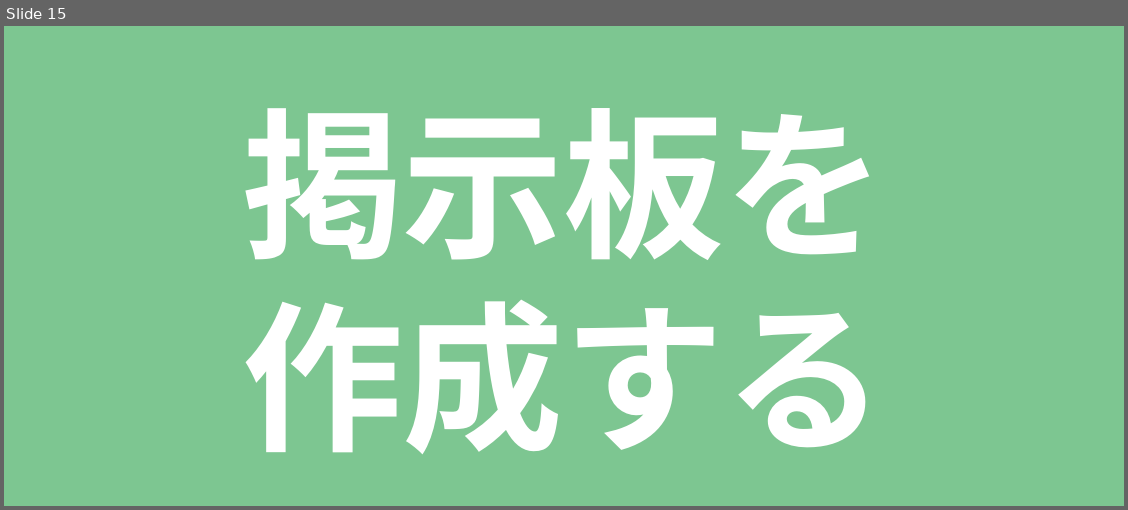
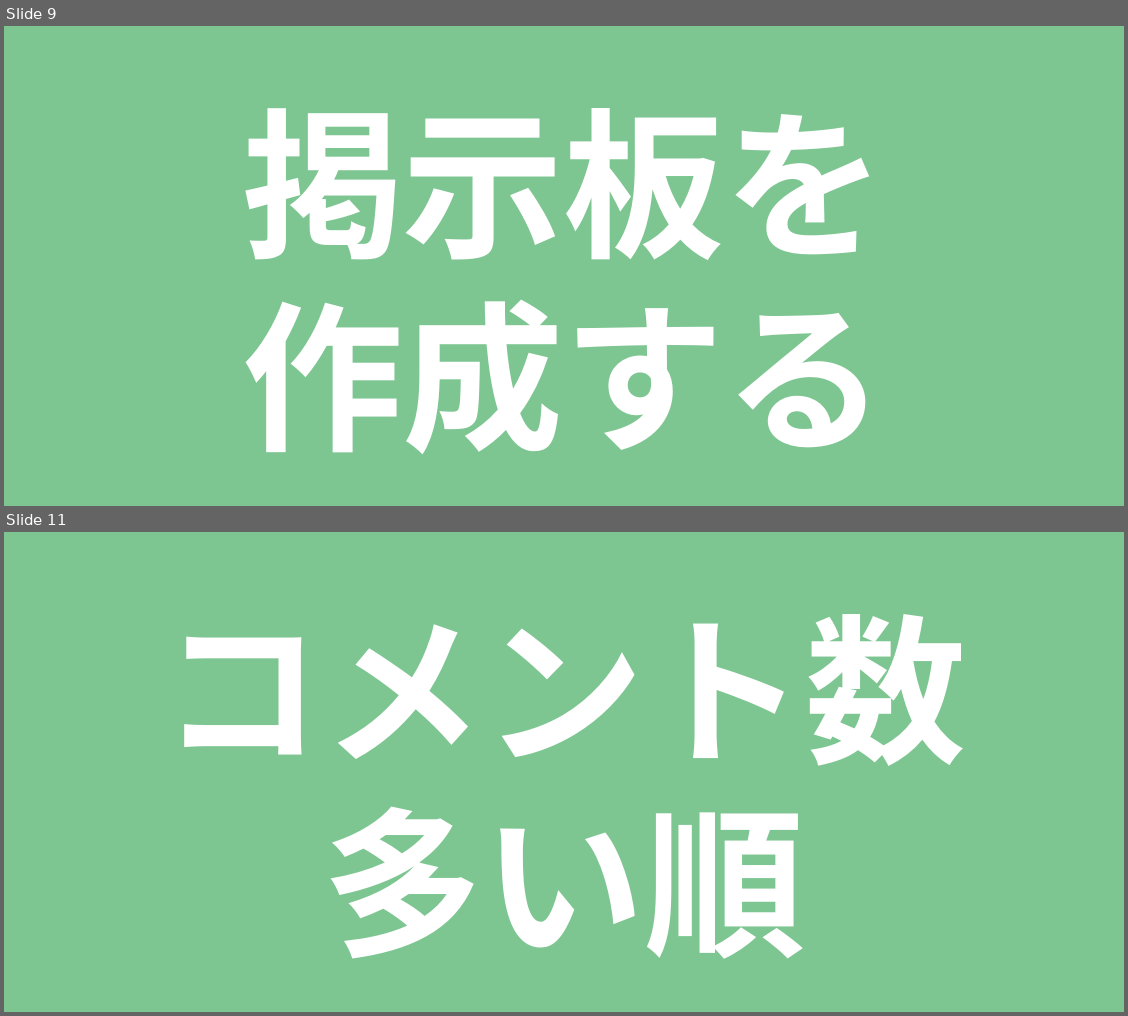
Before and after one commit to GreenBAKARI/kocote, a slide deck: img/コンテンツ.pptx. Shown one above the other, each under a label of ours: slide 15 before the commit, slides 9 and 11 after it; the slides between them are not shown. The pictures are 1128x510 and 1128x1016 pixels, drawn with LibreOffice and Linux fonts; fonts in the diff are those of the drawing. Boxes give left, top, right and bottom in pixels: in the first picture for what was removed or moved away, otherwise in the second. Text is boxed around its words. In the diff, an @@ line names an element or a change of style, - is before the commit and + after.

```diff
--- a/img/コンテンツ.pptx
+++ b/img/コンテンツ.pptx
@@ slide 11 added at (x1=4, y1=532, x2=1124, y2=1012), background #7DC691 @@
@@ text added at (x1=162, y1=614, x2=967, y2=959), 138 pt, text #FFFFFF, bold @@
+コメント数
+多い順
@@ what was slide 15 is now slide 9 @@
```
Also in this commit, not shown: 14 slides changed, 2 other slides added, 2 slides removed, 23 other files.
